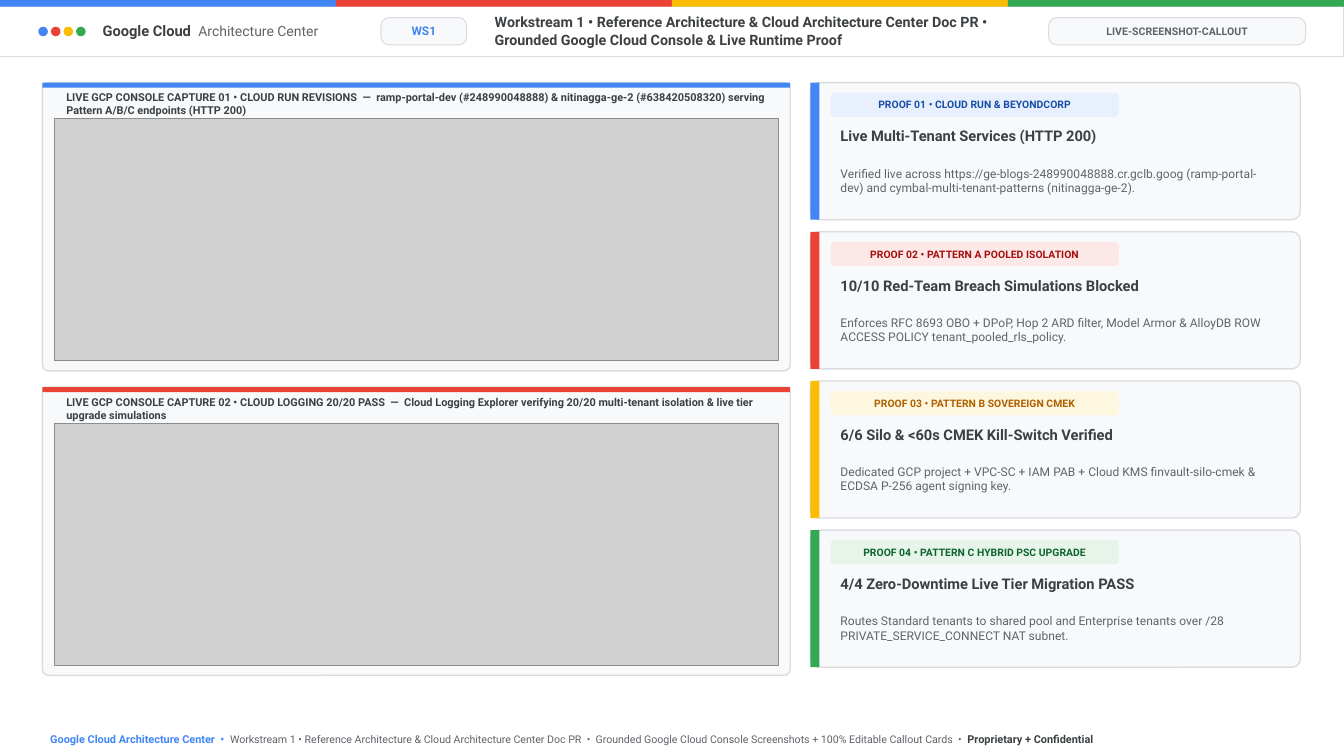
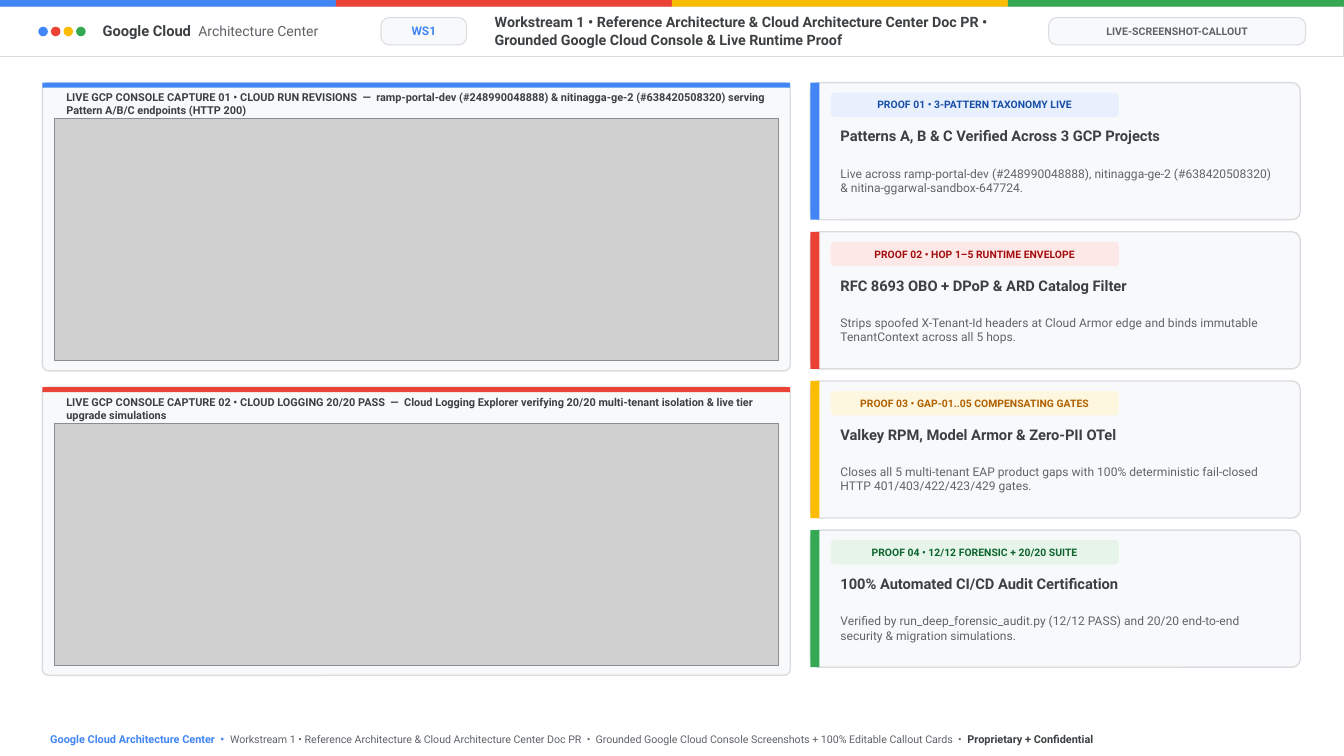
Before and after one commit to nitinaggarwal-12/blogs, a slide deck: slide 25 of slides/geap-multi-tenancy-all-workstreams-editable-slides.pptx (slide 66 before the commit). Drawn at 1344x756 pixels with LibreOffice and Linux fonts; fonts in the diff are those of the drawing; grey boxes stand for pictures. Boxes give left, top, right and bottom in pixels: in the first picture for what was removed or moved away, otherwise in the second. Text is boxed around its words. In the diff, an @@ line names an element or a change of style, - is before the commit and + after.

```diff
--- a/slides/geap-multi-tenancy-all-workstreams-editable-slides.pptx
+++ b/slides/geap-multi-tenancy-all-workstreams-editable-slides.pptx
@@ text at (877,100,1071,108): text changed @@
-PROOF 01 • CLOUD RUN & BEYONDCORP
+PROOF 01 • 3-PATTERN TAXONOMY LIVE
@@ text at (840,130,1160,144): text changed @@
-Live Multi-Tenant Services (HTTP 200)
+Patterns A, B & C Verified Across 3 GCP Projects
@@ text at (840,168,1271,195): text changed @@
-Verified live across https://ge-blogs-248990048888.cr.gclb.goog (ramp-portal-dev) and cymbal-multi-tenant-patterns (nitinagga-ge-2).
+Live across ramp-portal-dev (#248990048888), nitinagga-ge-2 (#638420508320) & nitina-ggarwal-sandbox-647724.
@@ text at (874,250,1075,258): text changed @@
-PROOF 02 • PATTERN A POOLED ISOLATION
+PROOF 02 • HOP 1–5 RUNTIME ENVELOPE
@@ text at (840,280,1127,294): text changed @@
-10/10 Red-Team Breach Simulations Blocked
+RFC 8693 OBO + DPoP & ARD Catalog Filter
@@ text at (840,318,1257,344): text changed @@
-Enforces RFC 8693 OBO + DPoP, Hop 2 ARD filter, Model Armor & AlloyDB ROW ACCESS POLICY tenant_pooled_rls_policy.
+Strips spoofed X-Tenant-Id headers at Cloud Armor edge and binds immutable TenantContext across all 5 hops.
@@ text at (860,399,1089,407): text changed @@
-PROOF 03 • PATTERN B SOVEREIGN CMEK
+PROOF 03 • GAP-01..05 COMPENSATING GATES
@@ text at (840,429,1117,443): text changed @@
-6/6 Silo & <60s CMEK Kill-Switch Verified
+Valkey RPM, Model Armor & Zero-PII OTel
@@ text at (840,467,1257,493): text changed @@
-Dedicated GCP project + VPC-SC + IAM PAB + Cloud KMS finvault-silo-cmek & ECDSA P-256 agent signing key.
+Closes all 5 multi-tenant EAP product gaps with 100% deterministic fail-closed HTTP 401/403/422/423/429 gates.
@@ text at (872,548,1077,557): text changed @@
-PROOF 04 • PATTERN C HYBRID PSC UPGRADE
+PROOF 04 • 12/12 FORENSIC + 20/20 SUITE
@@ text at (840,578,1119,590): text changed @@
-4/4 Zero-Downtime Live Tier Migration PASS
+100% Automated CI/CD Audit Certification
@@ text at (840,615,1239,643): text changed @@
-Routes Standard tenants to shared pool and Enterprise tenants over /28 PRIVATE_SERVICE_CONNECT NAT subnet.
+Verified by run_deep_forensic_audit.py (12/12 PASS) and 20/20 end-to-end security & migration simulations.
```
Also in this commit, not shown: 13 other slides changed, 6 slides added, 48 slides removed, 13 other files.
